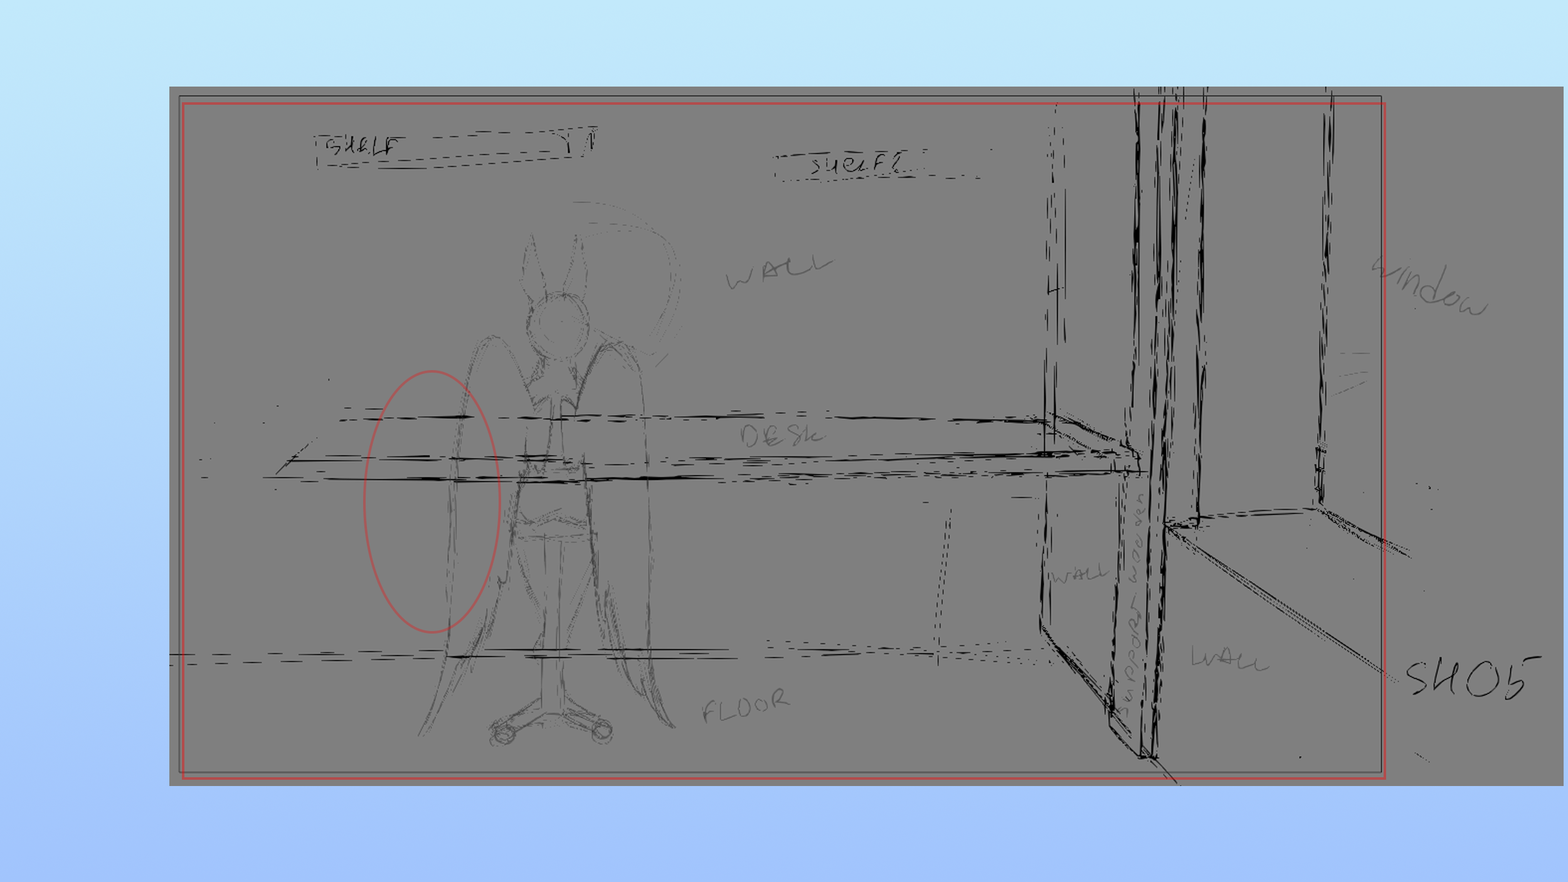
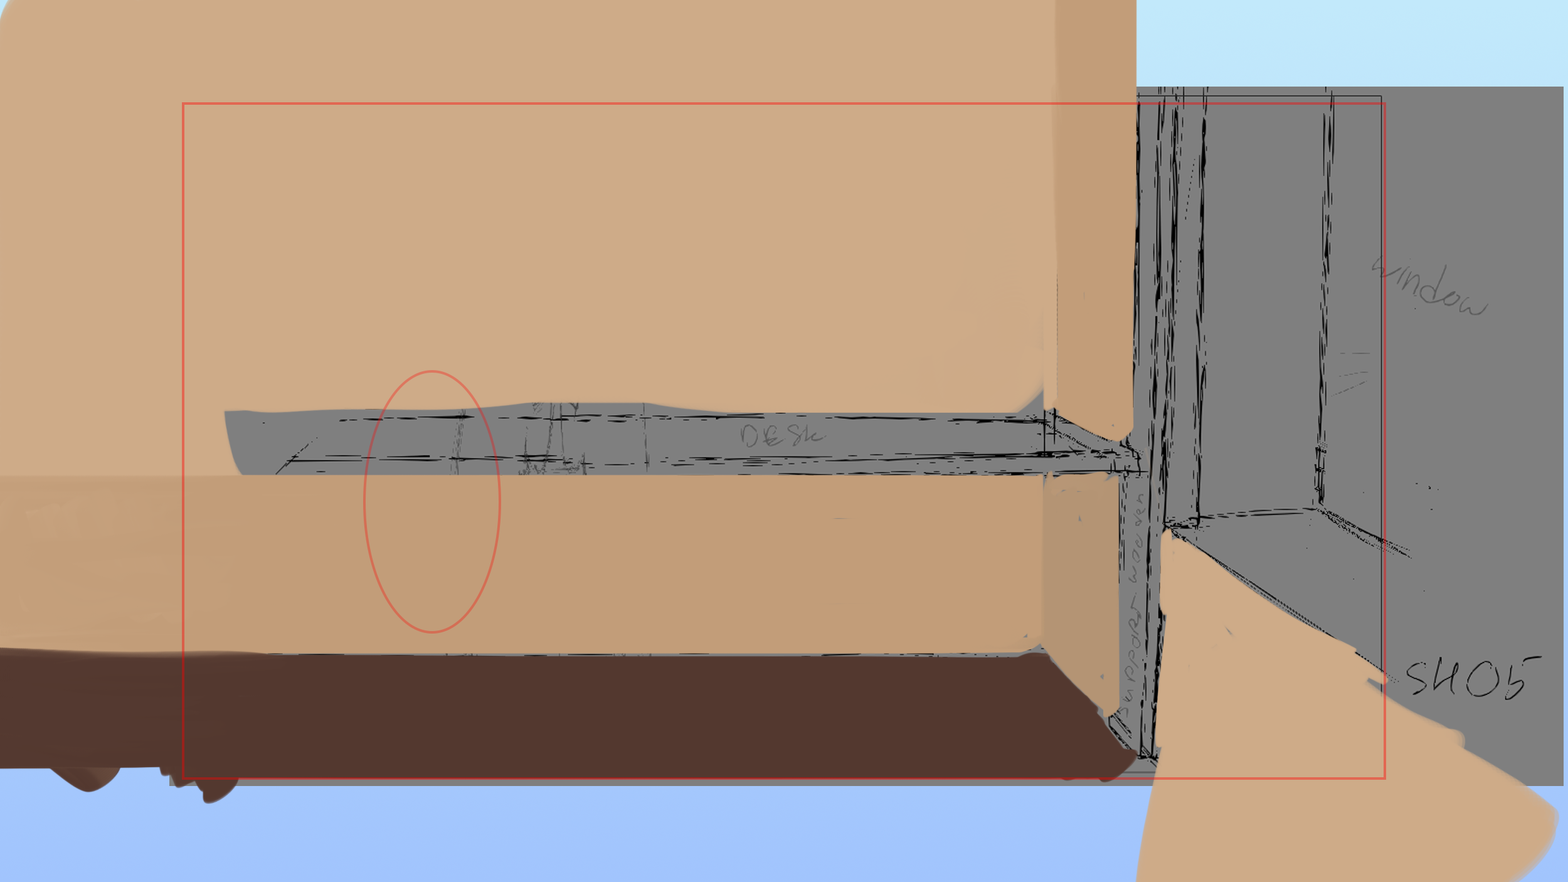
Layer changes from the first 1568 x 882 image to the second:
added layer "Layer 4" in group "BG" over [0, 0, 1560, 882]
painted on "Gradient Fill 1" over [0, 0, 1560, 882]